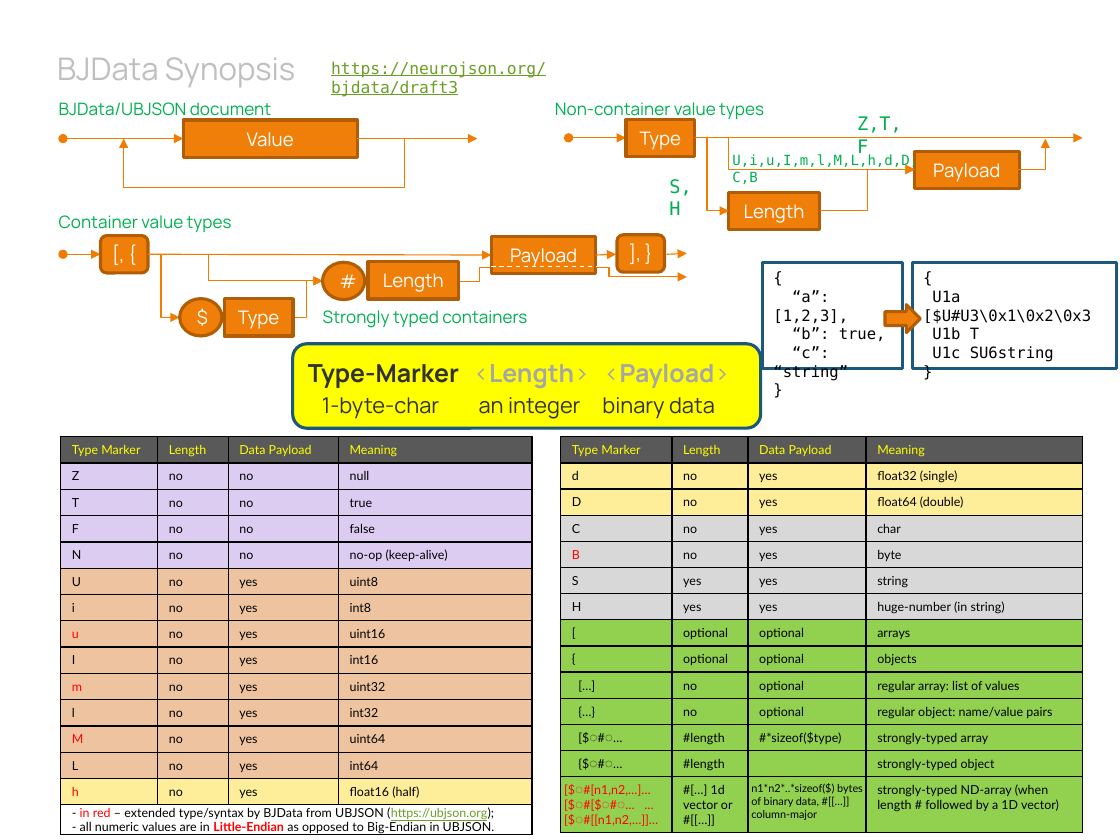
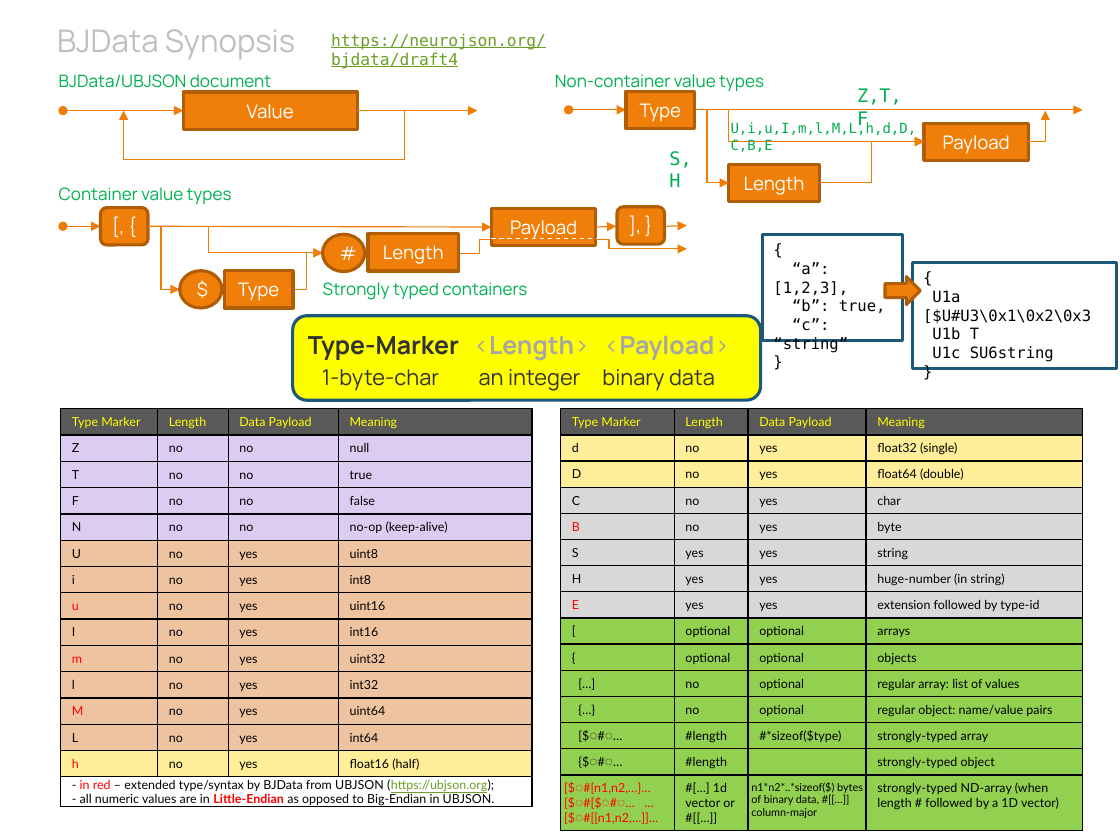
Before and after one commit to NeuroJSON/bjdata, a slide deck: slide 1 of images/BJData_Diagram.pptx. Drawn at 1120x840 pixels with LibreOffice and Linux fonts; fonts in the diff are those of the drawing. Boxes give left, top, right and bottom in pixels: in the first picture for what was removed or moved away, otherwise in the second. Text is boxed around its words. In the diff, an @@ line names an element or a change of style, - is before the commit and + after.

Commit message:
[doc] update BJData marker diagram

```diff
--- a/images/BJData_Diagram.pptx
+++ b/images/BJData_Diagram.pptx
@@ text at (331,33,546,69): text changed @@
-https://neurojson.org/bjdata/draft3
+https://neurojson.org/bjdata/draft4
@@ freeform shape: place and size @@
-freeform shape at (729,138,915,169)
+freeform shape at (729,110,924,141)
@@ text at (731,121,917,152): text changed @@
-U,i,u,I,m,l,M,L,h,d,D,C,B
+U,i,u,I,m,l,M,L,h,d,D,C,B,E
@@ elbow arrow moved from (820, 211) - (915, 170) to (820, 183) - (924, 142) @@
@@ rectangle "Payload": place and size @@
-rectangle "Payload" at (915,151,1019,188)
+rectangle "Payload" at (924,123,1028,160)
@@ 7 texts, 7 rectangles, 6 freeform shapes, 5 arrows, 3 rounded rectangles, 3 double arrows, 2 lines, 2 ellipses, 1 table, 1 elbow arrow, 1 right arrow: place and size @@
-7 texts, 7 rectangles, 6 freeform shapes, 5 arrows, 3 rounded rectangles, 3 double arrows, 2 lines, 2 ellipses, 1 table, 1 elbow arrow, 1 right arrow at (57,57,1083,839)
+7 texts, 7 rectangles, 6 freeform shapes, 5 arrows, 3 rounded rectangles, 3 double arrows, 2 lines, 2 ellipses, 1 table, 1 elbow arrow, 1 right arrow at (57,29,1083,811)
@@ table at (561,409,1082,831) @@
+row 8: E | yes | yes | extension followed by type-id
@@ table: place and size @@
-table at (561,437,1082,832)
+table at (561,409,1082,831)
```
Also in this commit, not shown: 3 other files.
